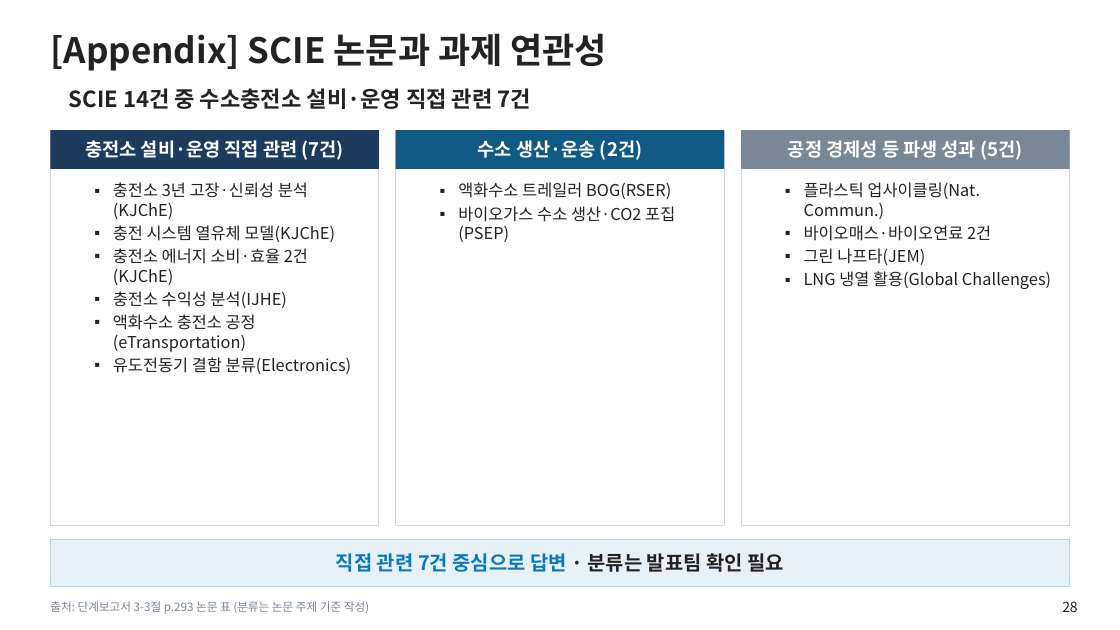
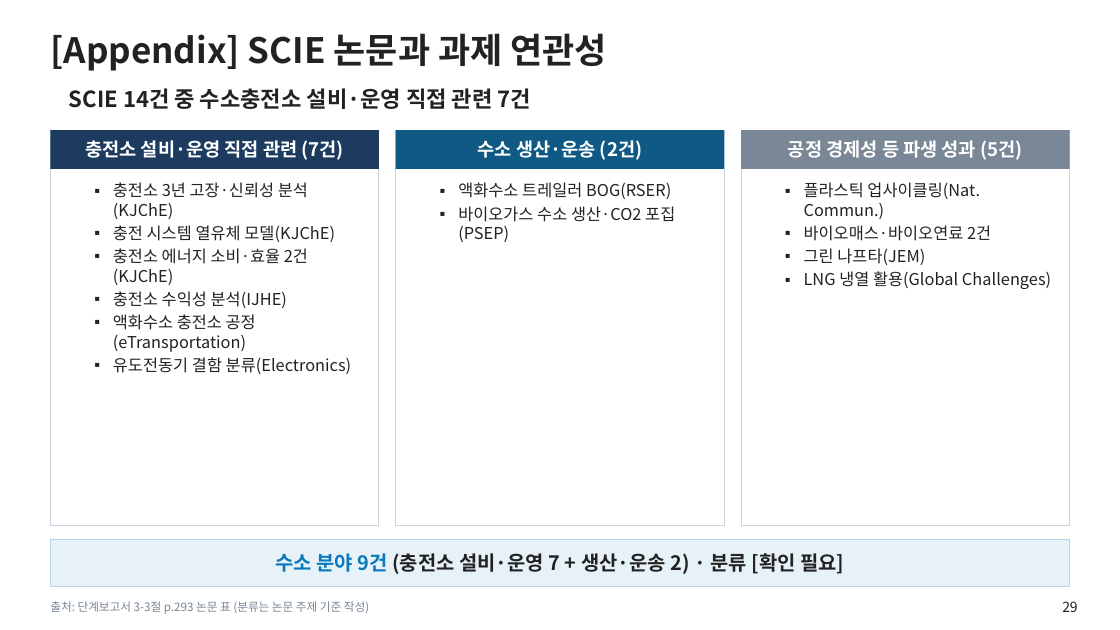
Before and after one commit to jungdw180-debug/h2, a slide deck: slide 29 of slides/1단계_단계평가_본평가판.pptx (slide 28 before the commit). Drawn at 1120x630 pixels with LibreOffice and Linux fonts; fonts in the diff are those of the drawing; background and template pictures are left out. Boxes give left, top, right and bottom in pixels: in the first picture for what was removed or moved away, otherwise in the second. Text is boxed around its words. In the diff, an @@ line names an element or a change of style, - is before the commit and + after.

```diff
--- a/slides/1단계_단계평가_본평가판.pptx
+++ b/slides/1단계_단계평가_본평가판.pptx
@@ text in rectangle at (x1=276, y1=553, x2=844, y2=574): text changed; text colour #0A78BC to #222222 @@
-직접 관련 7건 중심으로 답변 · 분류는 발표팀 확인 필요
+수소 분야 9건 (충전소 설비·운영 7 + 생산·운송 2) · 분류 [확인 필요]
@@ page number at (x1=1062, y1=601, x2=1078, y2=612): text changed @@
-28
+29
```
Also in this commit, not shown: 13 other slides changed, 1 slide added, 8 other files.
